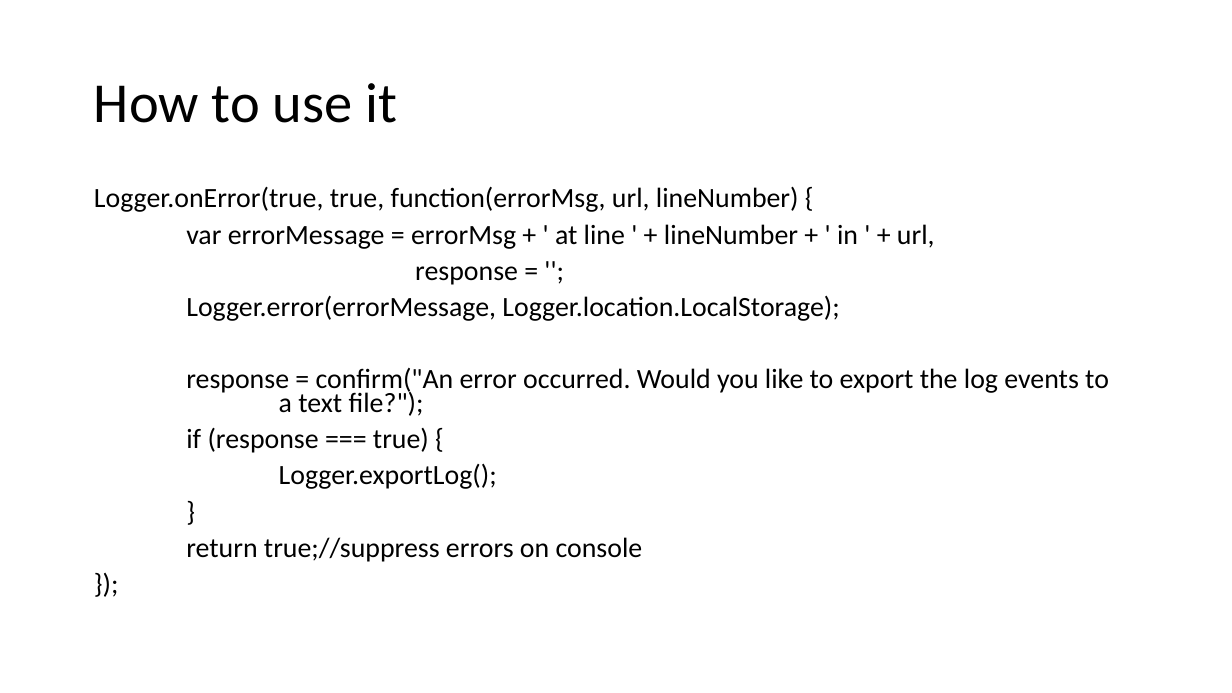
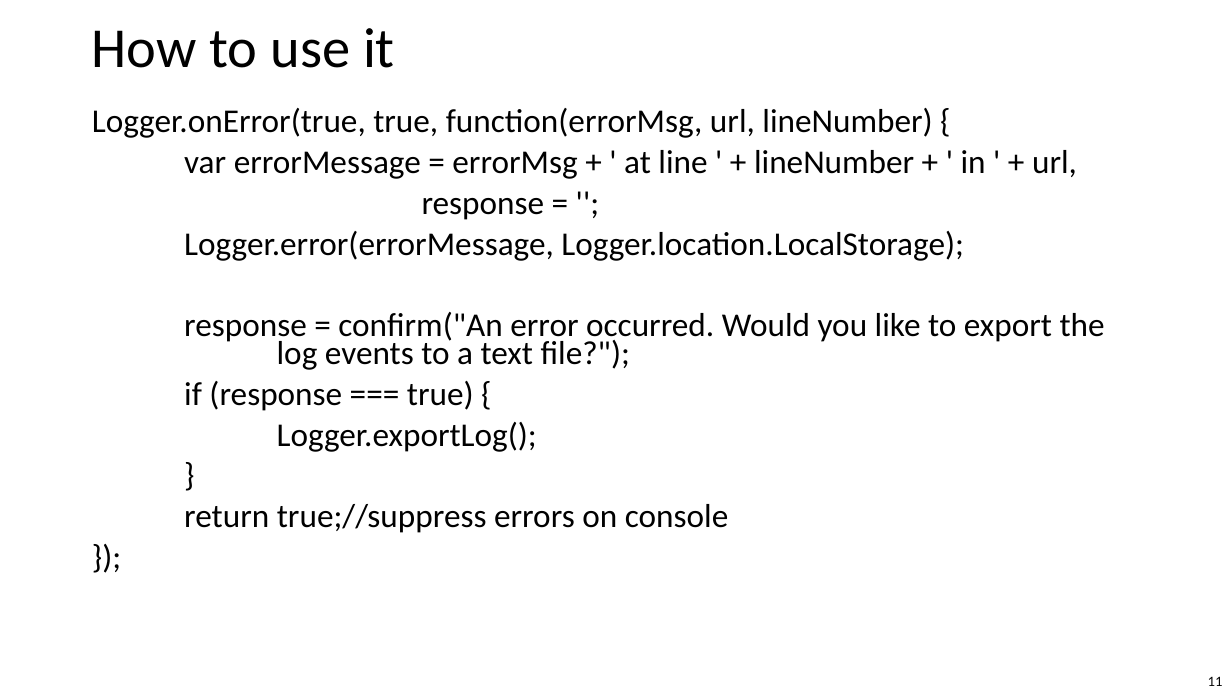
Before and after one commit to bogdan-cornianu/logger, a slide deck: slide 11 of Logger.pptx (slide 10 before the commit). Drawn at 1232x693 pixels with LibreOffice and Linux fonts; fonts in the diff are those of the drawing; background and template pictures are left out. Boxes give left, top, right and bottom in pixels: in the first picture for what was removed or moved away, otherwise in the second. Text is boxed around its words. In the diff, an @@ line names an element or a change of style, - is before the commit and + after.

```diff
--- a/Logger.pptx
+++ b/Logger.pptx
@@ text "How to use it": place and size @@
-text "How to use it" at bbox=[94, 83, 397, 123]
+text "How to use it" at bbox=[92, 28, 395, 68]
@@ text "How to use it" at bbox=[92, 28, 395, 68]: vertical alignment middle to top @@
@@ text "Logger.onError(true, true, function(errorMsg, url, lineNumbe ...": place and size @@
-text "Logger.onError(true, true, function(errorMsg, url, lineNumbe ..." at bbox=[94, 186, 1109, 562]
+text "Logger.onError(true, true, function(errorMsg, url, lineNumbe ..." at bbox=[92, 108, 1105, 533]
@@ text "Logger.onError(true, true, function(errorMsg, url, lineNumbe ..." at bbox=[92, 108, 1105, 533]: size 21.7 to 25.9 pt @@
@@ page number added at bbox=[1208, 676, 1223, 686], 10 pt, text #000000 @@
+11
```
Also in this commit, not shown: 14 other slides changed, 2 slides added, 1 slide removed.
